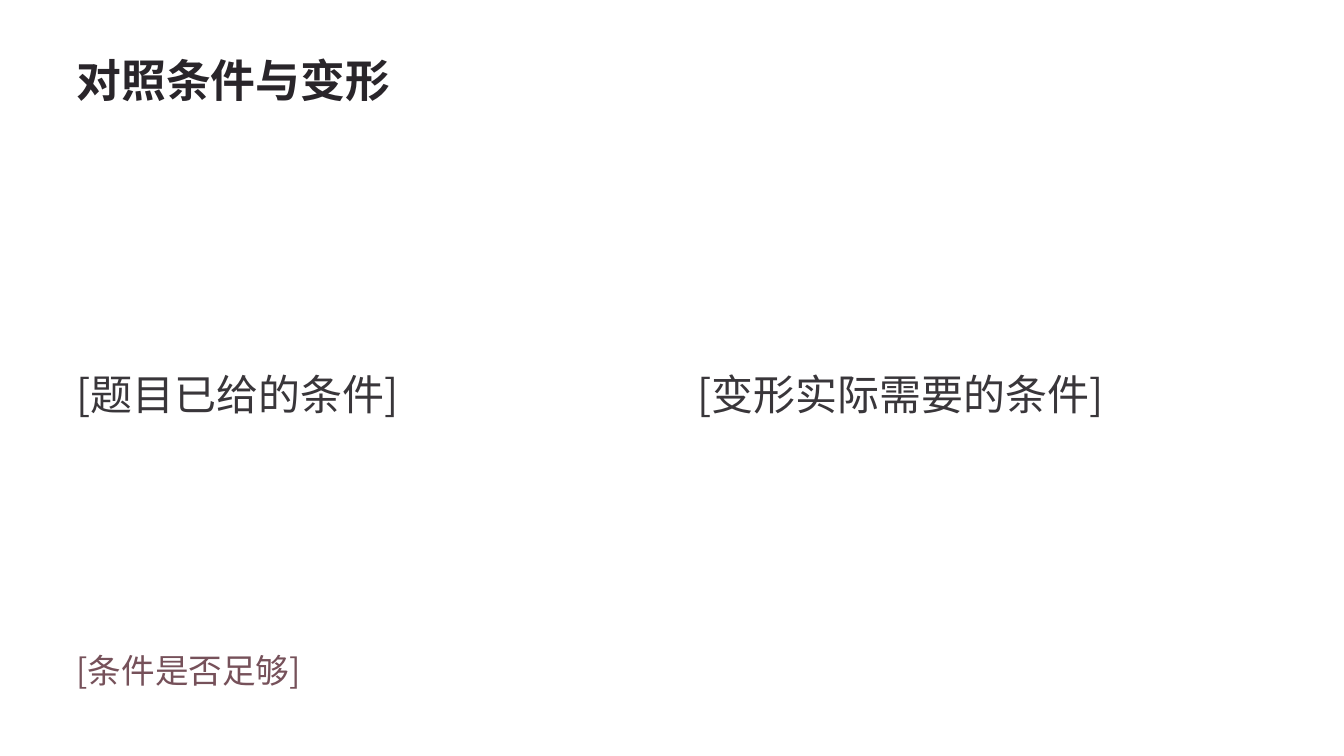
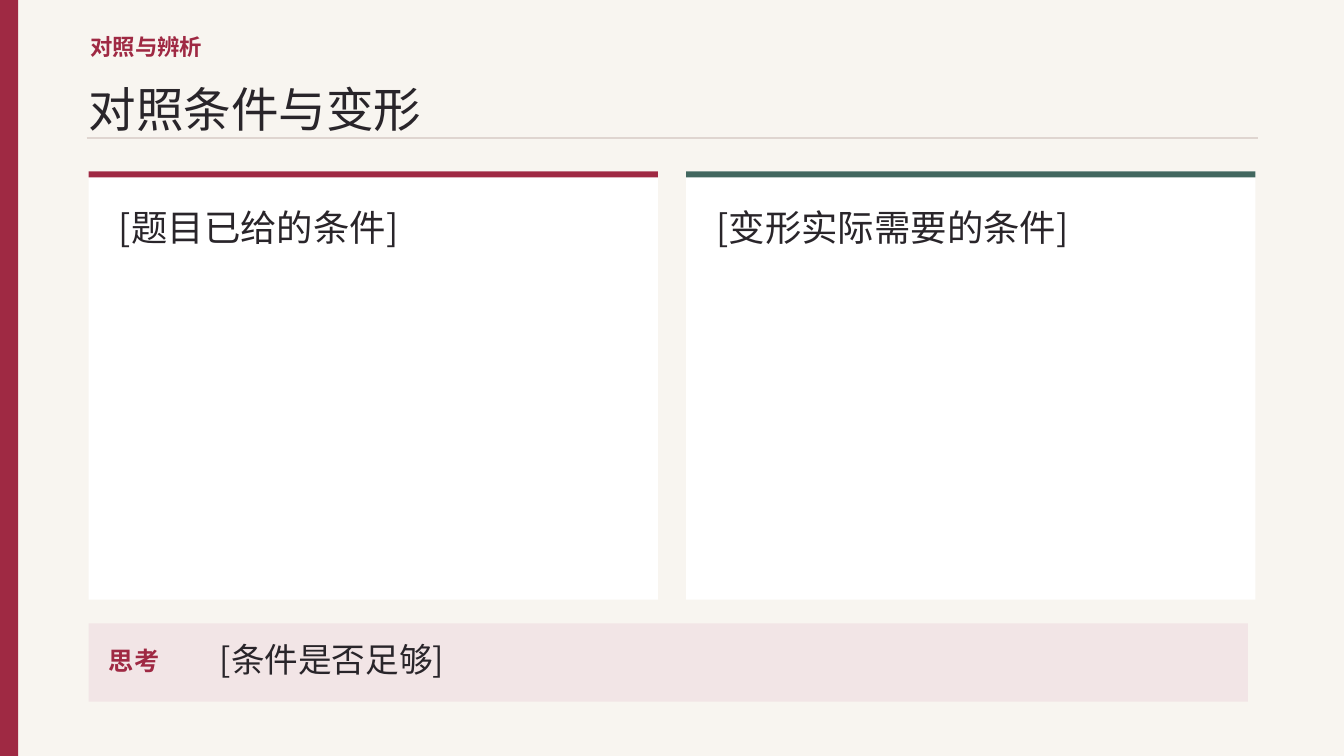
Before and after one commit to jrhhhh/math-homework-agent, a slide deck: slide 3 of lesson-materials-builder/assets/templates/review-lesson.pptx. Drawn at 1344x756 pixels with LibreOffice and Linux fonts; fonts in the diff are those of the drawing. Boxes give left, top, right and bottom in pixels: in the first picture for what was removed or moved away, otherwise in the second. Text is boxed around its words. In the diff, an @@ line names an element or a change of style, - is before the commit and + after.

```diff
--- a/lesson-materials-builder/assets/templates/review-lesson.pptx
+++ b/lesson-materials-builder/assets/templates/review-lesson.pptx
@@ background #FFFFFF to #F8F5F0 @@
@@ rectangle added at (0, 0, 18, 756), fill #9F2943 @@
@@ text added at (91, 36, 203, 57), 16 pt, text #9F2943, bold @@
+对照与辨析
@@ text "对照条件与变形": place and size @@
-text "对照条件与变形" at (77, 58, 391, 101)
+text "对照条件与变形" at (89, 86, 422, 131)
@@ text "对照条件与变形" at (89, 86, 422, 131): size 32 to 34 pt, bold off; line spacing 1 to 45.9pt; more space between paragraphs; vertical alignment middle to top @@
@@ line added from (87, 138) to (1258, 138), #DFD5D0 1.2 pt @@
@@ rectangle added at (89, 171, 658, 600), fill #FFFFFF @@
@@ rectangle added at (89, 171, 658, 177), fill #9F2943 @@
@@ rectangle added at (687, 171, 1256, 600), fill #FFFFFF @@
@@ rectangle added at (687, 171, 1256, 177), fill #42675F @@
@@ text "[题目已给的条件]": place and size @@
-text "[题目已给的条件]" at (77, 374, 399, 417)
+text "[题目已给的条件]" at (119, 210, 399, 248)
@@ text "[题目已给的条件]" at (119, 210, 399, 248): size 30 to 26 pt, text colour #39363A to #29252A; line spacing 48pt to 35.1pt; less space between paragraphs @@
@@ text "[变形实际需要的条件]" at (716, 210, 1069, 248): size 30 to 26 pt, text colour #39363A to #29252A; line spacing 48pt to 35.1pt; less space between paragraphs @@
@@ text "[变形实际需要的条件]": place and size @@
-text "[变形实际需要的条件]" at (697, 374, 1103, 417)
+text "[变形实际需要的条件]" at (716, 210, 1069, 248)
@@ rectangle added at (89, 623, 1248, 702), fill #F2E5E6 @@
@@ text added at (109, 648, 159, 672), 18 pt, text #9F2943, bold @@
+思考
@@ text "[条件是否足够]": place and size @@
-text "[条件是否足够]" at (77, 655, 301, 689)
+text "[条件是否足够]" at (220, 644, 444, 678)
@@ text "[条件是否足够]" at (220, 644, 444, 678): text colour #76515A to #29252A; line spacing 33.8pt to 32.4pt; more space between paragraphs; vertical alignment middle to top @@
```
Also in this commit, not shown: 10 other slides changed, 24 other files.
